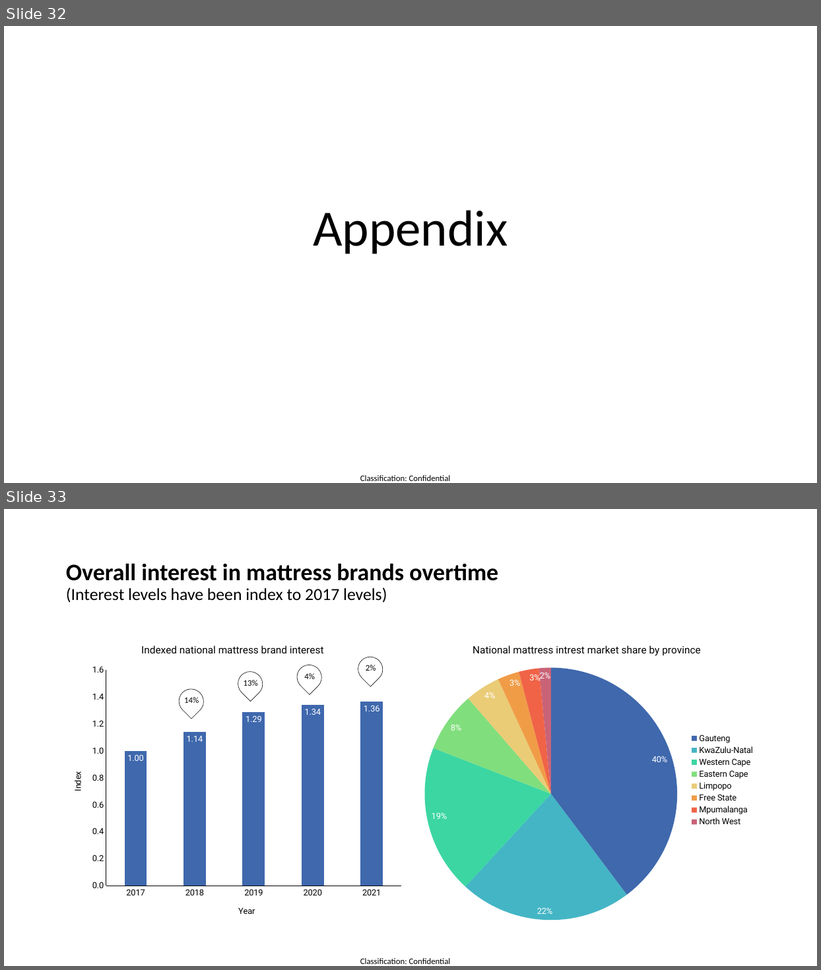
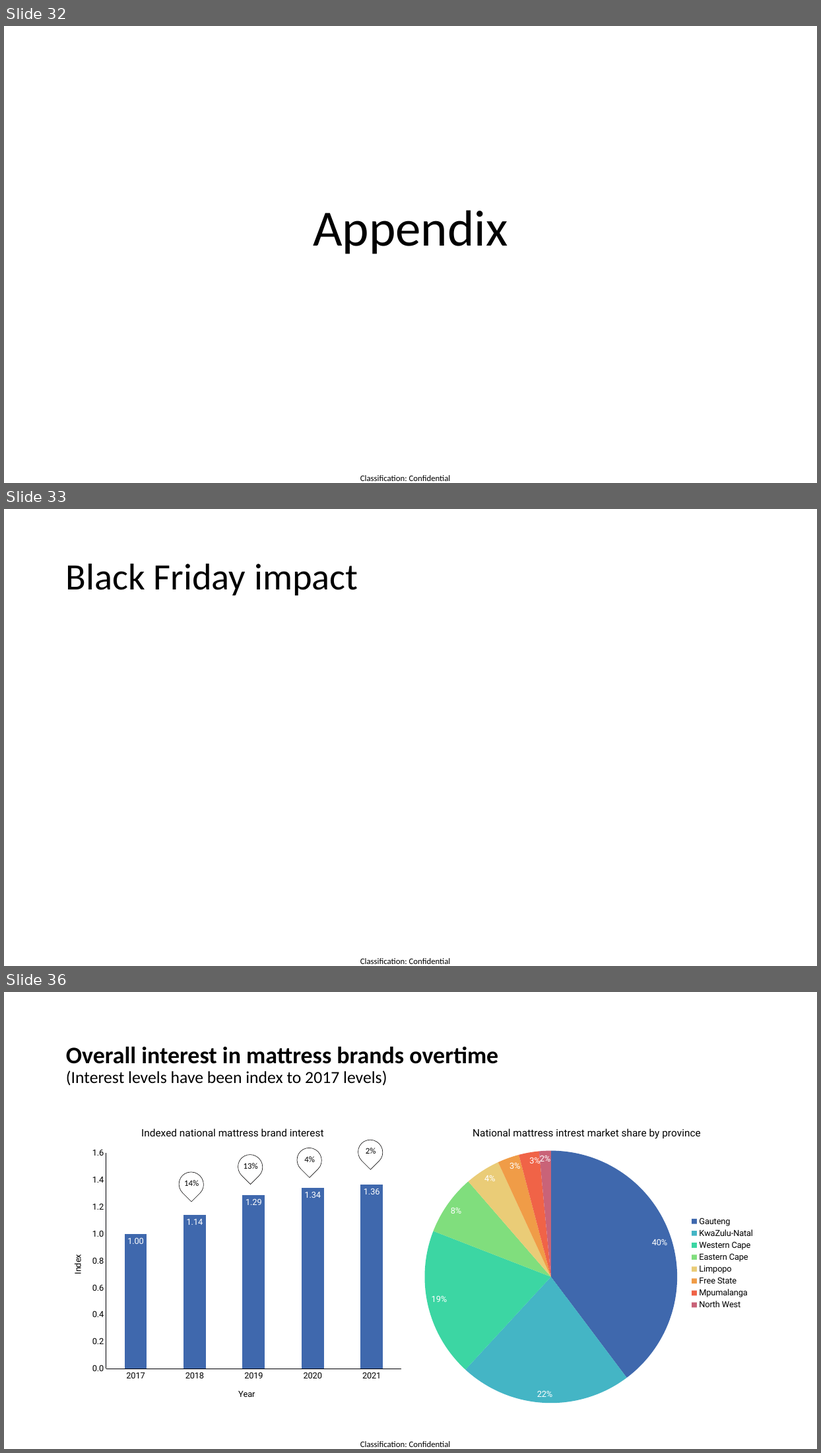
Before and after one commit to twdobson/mattress-trends, a slide deck: bravo_preso.pptx. Shown one above the other, each under a label of ours: slides 32 and 33 before the commit, slides 32, 33 and 36 after it; the slides between them are not shown. The pictures are 821x970 and 821x1453 pixels, drawn with LibreOffice and Linux fonts; fonts in the diff are those of the drawing. Boxes give left, top, right and bottom in pixels: in the first picture for what was removed or moved away, otherwise in the second. Text is boxed around its words. In the diff, an @@ line names an element or a change of style, - is before the commit and + after.

```diff
--- a/bravo_preso.pptx
+++ b/bravo_preso.pptx
@@ slide 33 added at bbox=[4, 509, 817, 966], background #FFFFFF; not listed: 1 template element that a slide beside it also shows @@
@@ title added at bbox=[66, 563, 358, 595], 44 pt, text #000000 @@
+Black Friday impact
@@ what was slide 33 is now slide 36 @@
```
Also in this commit, not shown: 5 slides changed, 4 other slides added, 1 other file.
